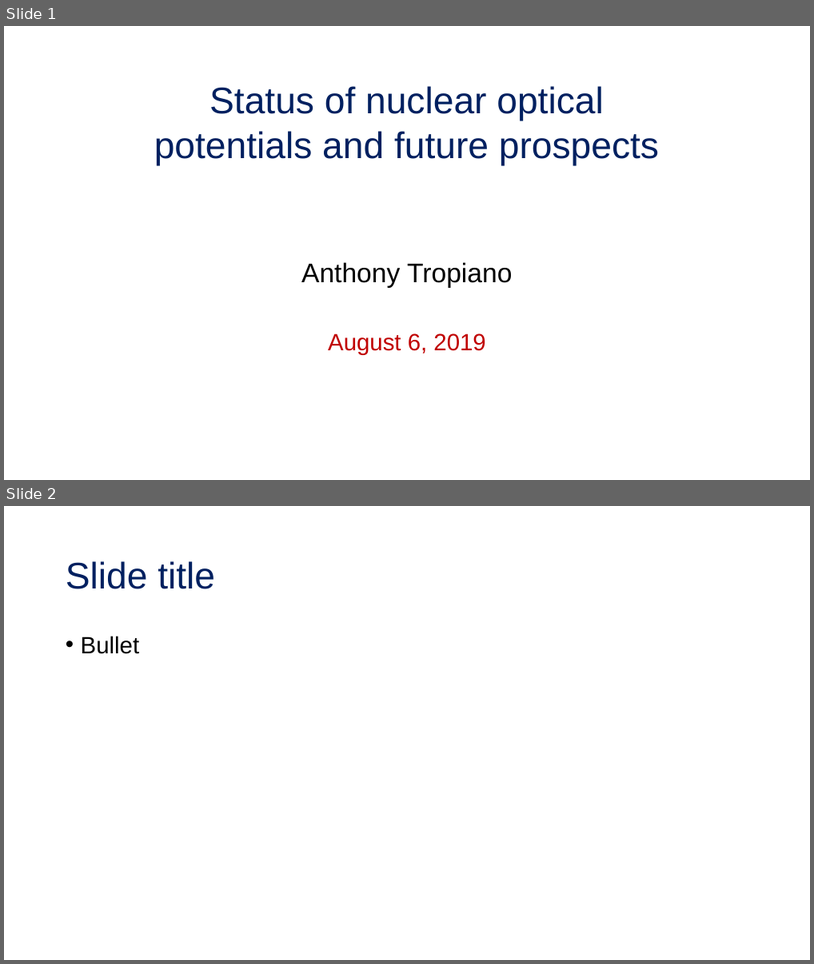
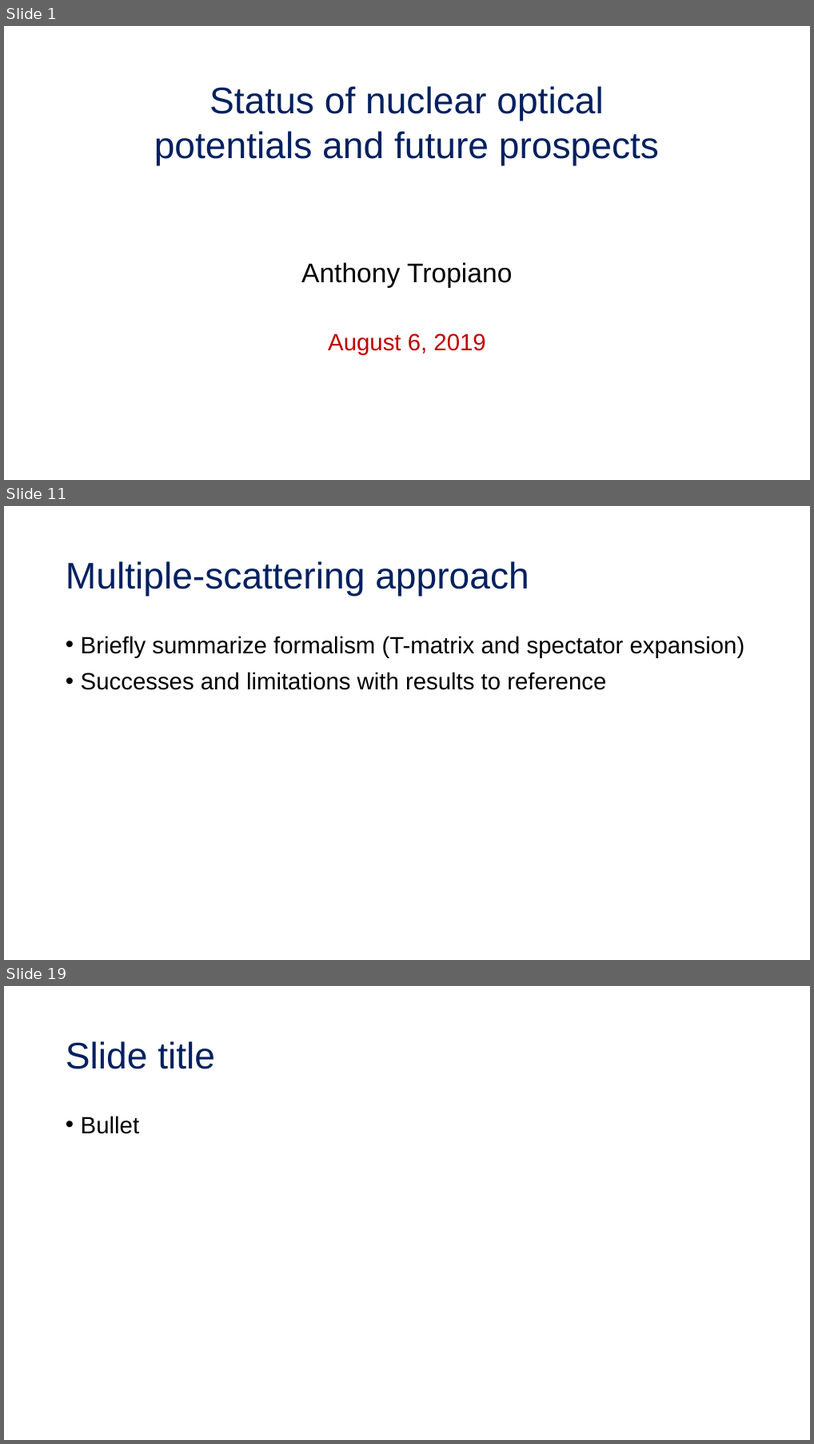
Before and after one commit to tropiano4/tropiano-srg, a slide deck: Presentations/Candidacy_2019/candidacy_presentation.pptx. Shown one above the other, each under a label of ours: slides 1 and 2 before the commit, slides 1, 11 and 19 after it; the slides between them are not shown. The pictures are 814x964 and 814x1444 pixels, drawn with LibreOffice and Linux fonts; fonts in the diff are those of the drawing. Boxes give left, top, right and bottom in pixels: in the first picture for what was removed or moved away, otherwise in the second. Text is boxed around its words. In the diff, an @@ line names an element or a change of style, - is before the commit and + after.

```diff
--- a/Presentations/Candidacy_2019/candidacy_presentation.pptx
+++ b/Presentations/Candidacy_2019/candidacy_presentation.pptx
@@ slide 11 added at box(4, 506, 810, 960), background #FFFFFF @@
@@ title added at box(66, 561, 530, 596), 44 pt, text #002060 @@
+Multiple-scattering approach
@@ text added at box(81, 636, 746, 690), 28 pt, text #000000 @@
+• Briefly summarize formalism (T-matrix and spectator expansion)
+• Successes and limitations with results to reference
@@ what was slide 2 is now slide 19 @@
```
Also in this commit, not shown: 16 other slides added, 2 slides removed.
